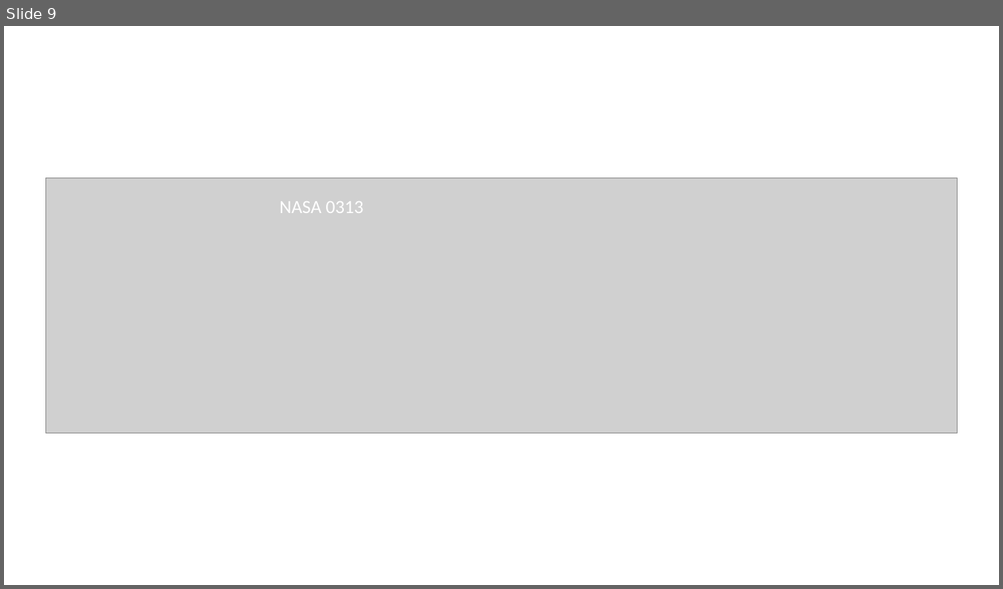
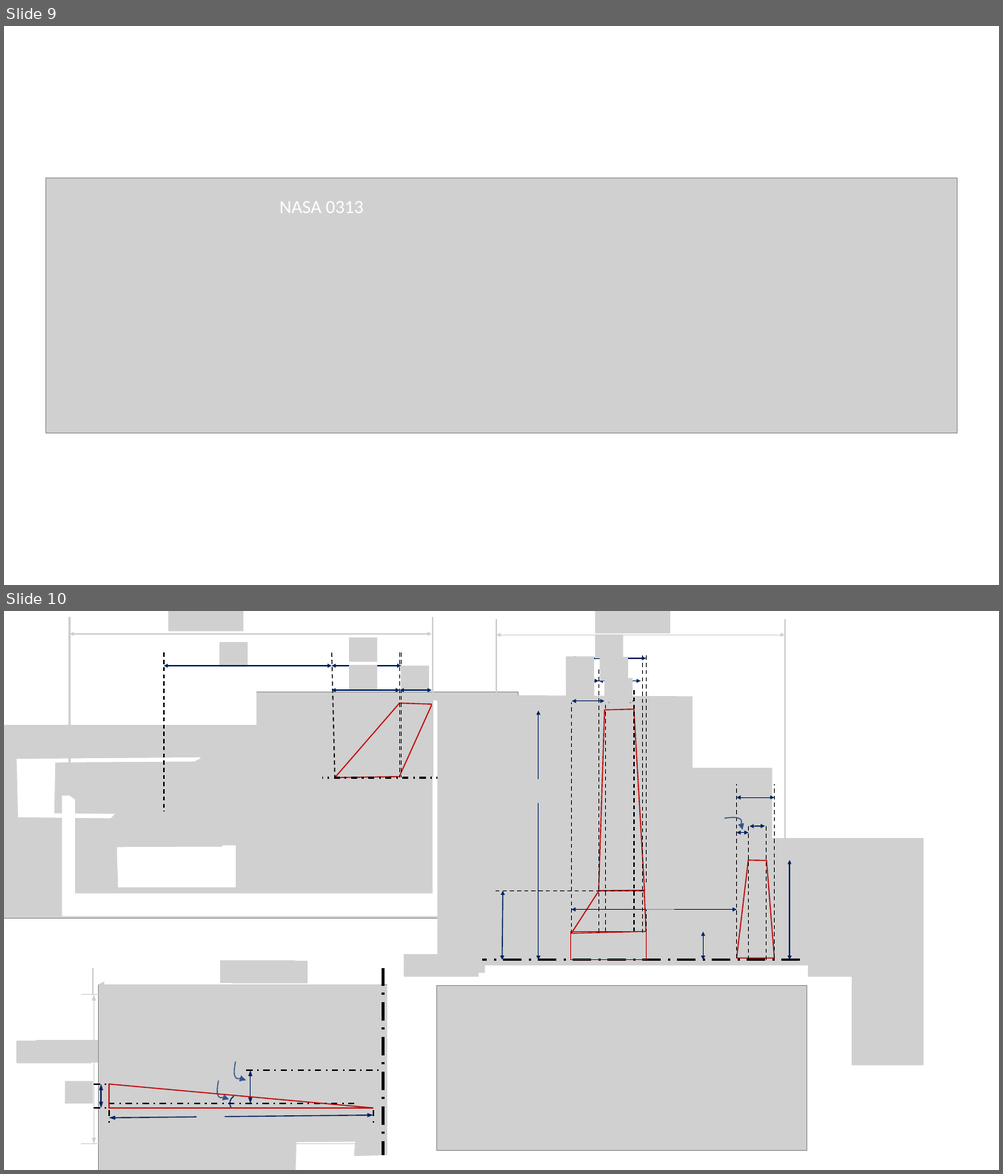
Before and after one commit to KantouniasA/flightDynamics, a slide deck: TechnicalReport/Figures.pptx. Shown one above the other, each under a label of ours: slide 9 before the commit, slides 9 and 10 after it. The pictures are 1003x589 and 1003x1174 pixels, drawn with LibreOffice and Linux fonts; fonts in the diff are those of the drawing; grey boxes stand for pictures. Boxes give left, top, right and bottom in pixels: in the first picture for what was removed or moved away, otherwise in the second. Text is boxed around its words. In the diff, an @@ line names an element or a change of style, - is before the commit and + after.

```diff
--- a/TechnicalReport/Figures.pptx
+++ b/TechnicalReport/Figures.pptx
@@ slide 10 added at [4, 611, 999, 1170], background #FFFFFF @@
@@ group added at [4, 611, 529, 918]: 8 pictures, 7 lines, 6 double arrows, 4 freeform shapes, 1 rectangle @@
@@ group added at [404, 611, 923, 1170]: 18 pictures, 14 lines, 14 double arrows, 5 freeform shapes, 1 rectangle @@
@@ picture added at [437, 986, 808, 1151] @@
@@ group added at [16, 961, 706, 1170]: 11 lines, 9 pictures, 4 double arrows, 3 freeform shapes, 1 right triangle, 1 arc (boxed as its full ellipse), 1 arrow @@
```
Also in this commit, not shown: 1 other slide added, 3 other files.
